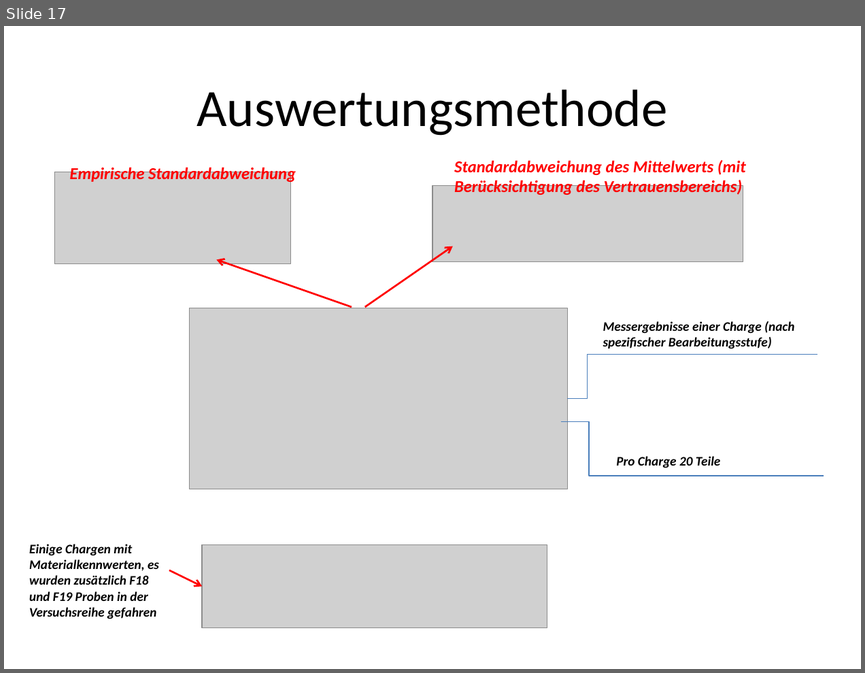
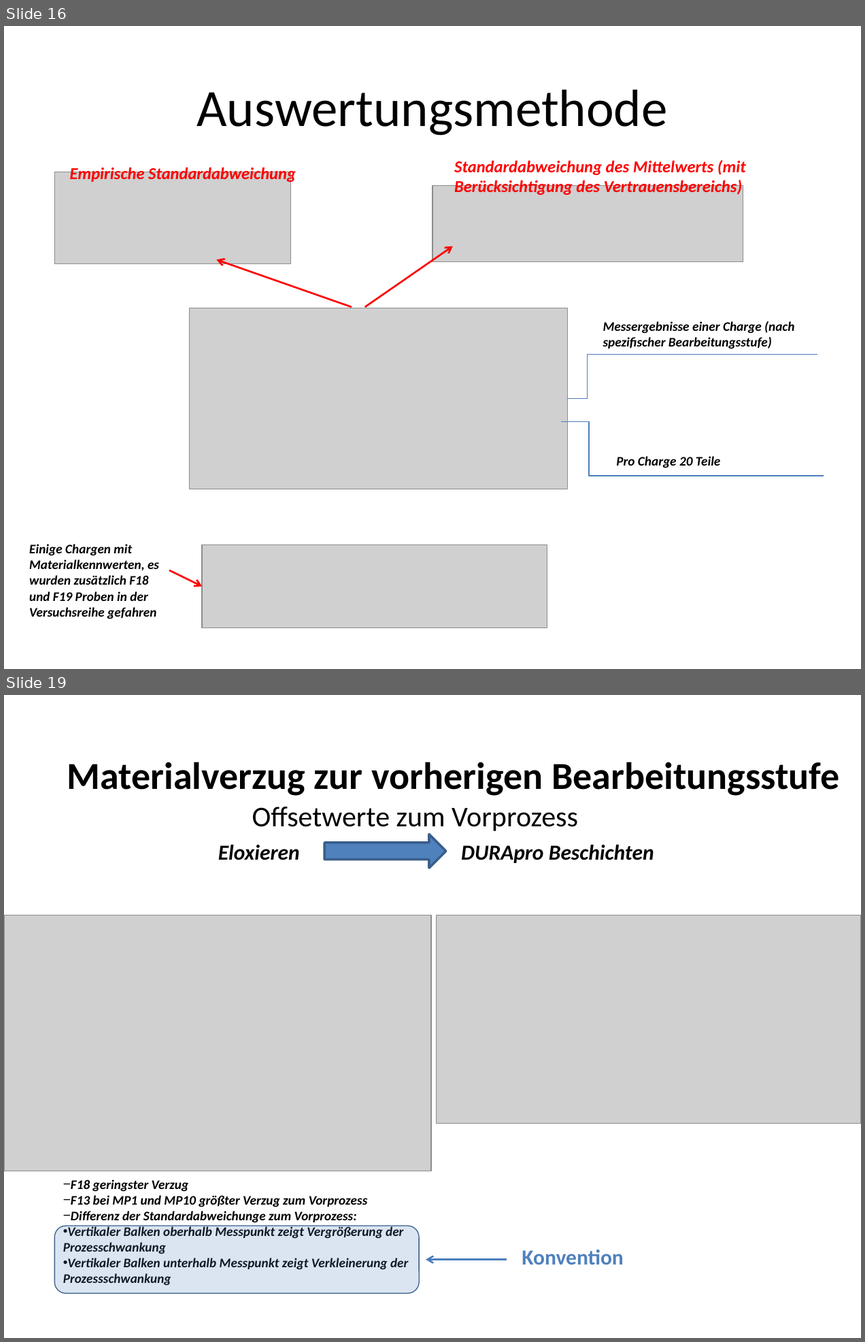
Before and after one commit to Benedikt2013/bacpraesent, a slide deck: PräsentationBachelorarbeitKaffanke.pptx. Shown one above the other, each under a label of ours: slide 17 before the commit, slides 16 and 19 after it; the slides between them are not shown. The pictures are 865x673 and 865x1342 pixels, drawn with LibreOffice and Linux fonts; fonts in the diff are those of the drawing; grey boxes stand for pictures. Boxes give left, top, right and bottom in pixels: in the first picture for what was removed or moved away, otherwise in the second. Text is boxed around its words. In the diff, an @@ line names an element or a change of style, - is before the commit and + after.

```diff
--- a/PräsentationBachelorarbeitKaffanke.pptx
+++ b/PräsentationBachelorarbeitKaffanke.pptx
@@ slide 19 added at bbox=[4, 695, 861, 1338], background #FFFFFF @@
@@ title added at bbox=[67, 762, 839, 796], 32 pt, text #000000, bold @@
+Materialverzug zur vorherigen Bearbeitungsstufe
@@ text added at bbox=[252, 807, 578, 831], 24 pt, text #000000 @@
+Offsetwerte zum Vorprozess
@@ right arrow added at bbox=[324, 834, 446, 867], fill #4F81BD, outline #3A5F8C 2 pt @@
@@ text added at bbox=[218, 845, 300, 860], 18 pt, text #000000, bold, italic @@
+Eloxieren
@@ text added at bbox=[461, 845, 654, 863], 18 pt, text #000000, bold, italic @@
+DURApro Beschichten
@@ picture added at bbox=[4, 915, 432, 1170] @@
@@ picture added at bbox=[436, 915, 861, 1123] @@
@@ text added at bbox=[63, 1179, 408, 1285], 11 pt, text #000000, bold, italic @@
+− F18 geringster Verzug
+− F13 bei MP1 und MP10 größter Verzug zum Vorprozess
+− Differenz der Standardabweichunge zum Vorprozess:
+• Vertikaler Balken oberhalb Messpunkt zeigt Vergrößerung der Prozesschwankung
+• Vertikaler Balken unterhalb Messpunkt zeigt Verkleinerung der Prozessschwankung
@@ rounded rectangle added at bbox=[54, 1225, 419, 1293], fill #4F81BD at 20% opacity, outline #3A5F8C 0.75 pt @@
@@ arrow added from (507, 1259) to (426, 1259), #4B7EBC 1.5 pt @@
@@ text added at bbox=[521, 1249, 623, 1264], 18 pt, text #4F81BD, bold @@
+Konvention
@@ what was slide 17 is now slide 16 @@
```
Also in this commit, not shown: 4 slides changed, 2 other slides added, 1 slide removed, 6 other files.
